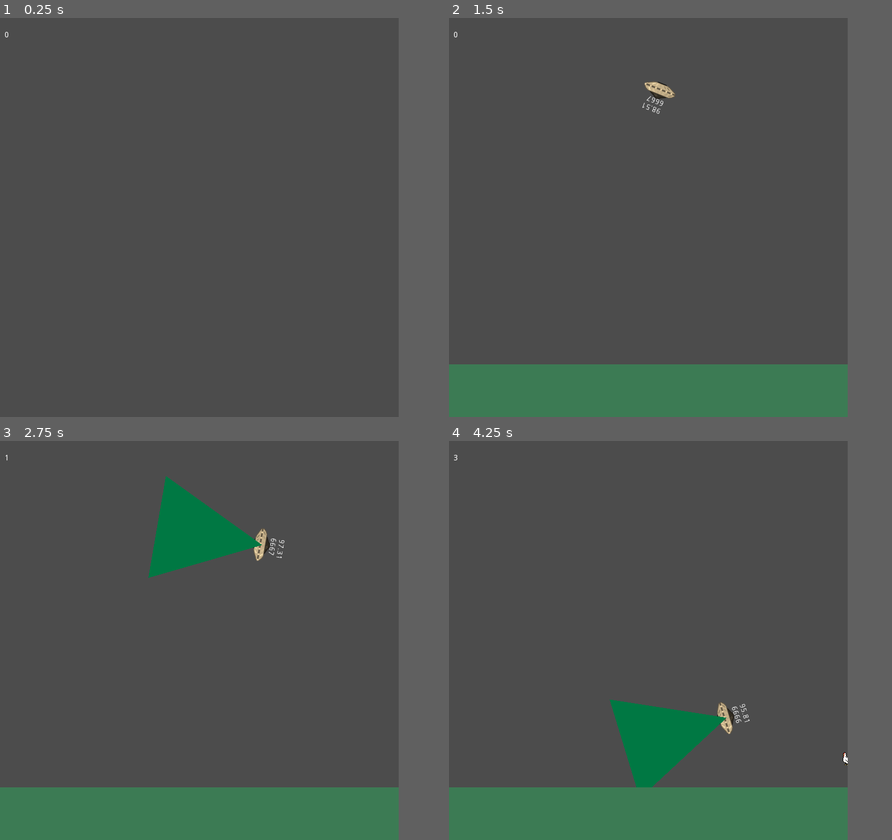
Above: before the commit, frames 1-4 (two rows, left to right).
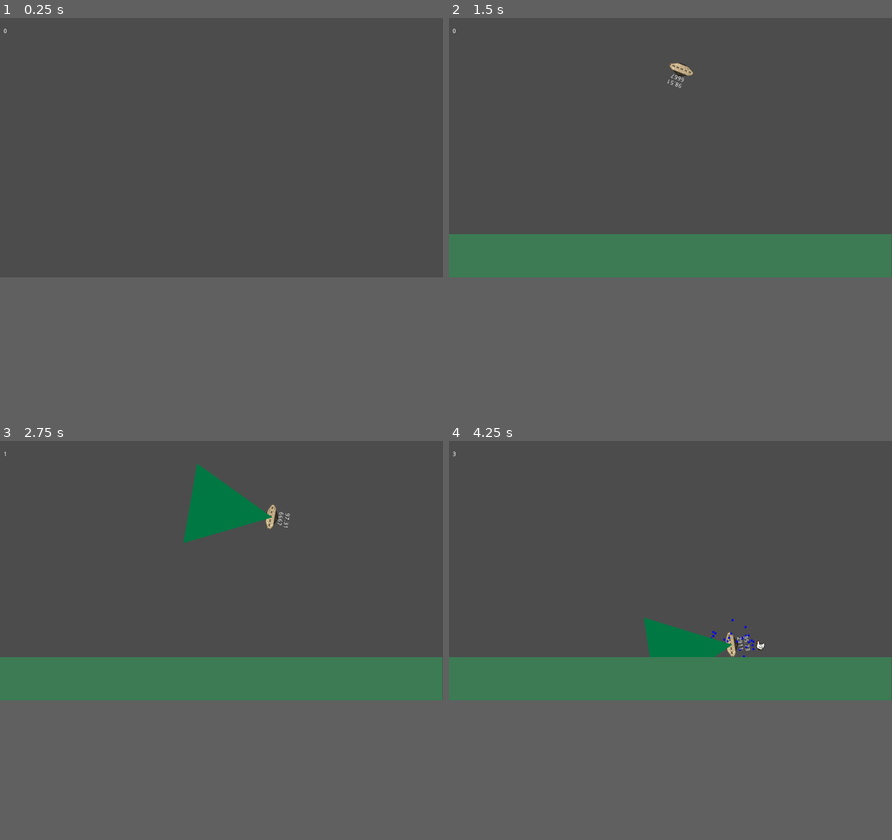
Above: after the commit, the same moments.

Repository: Beat1823/LudumDare52
Game: Godot game, scene res://Game/MainScene.tscn
The game is run twice, just before and just after one commit, with the same random seed, the same clock (stepped at 60 frames per second) and the same inputs.
Inputs:
- Up to frame 1 (0.25 s): no input
- Up to frame 2 (1.5 s): tap Enter at 0.5 s; hold Right (Right) 0.53-1.28 s; hold Space (TractorBeam) 0.53-1.28 s; hold Down (Down) from 1.28 s (still down); tap Space (TractorBeam) at 1.35 s
- Up to frame 3 (2.75 s): release Down (Down) at 2.03 s; hold Right (Right) from 2.03 s (still down); hold Space (TractorBeam) from 2.03 s (still down)
- Up to frame 4 (4.25 s): release Right (Right) at 2.78 s; release Space (TractorBeam) at 2.78 s; hold Up (Up) 2.78-3.53 s; tap Space (TractorBeam) at 2.85 s; hold Left (Left) from 3.53 s (still down); hold Space (TractorBeam) from 3.53 s (still down)
The window is 720x720 before the commit and 800x468 after it. Grey fills any space a smaller window leaves; there, only what the larger window draws over its background counts as a difference.

The runs differ from the first frame. In frame 1, less than 0.1% of the frame differs, in the area x 0-2%, y 2-5%; in frame 2, 23%; in frame 3, 27%; in frame 4, 27%, in the area x 0-100%, y 2-100%.

Commit message:
Emit player game over, connect to main scene game over, change project screen size.

Diff:
--- a/Game/MainScene.gd
+++ b/Game/MainScene.gd
@@ -16,7 +16,6 @@
 func newgame():
 	score = 0
 	$StartWaitTimer.start()
-
 
 func _process(delta):
 	$ScoreLabel.text = String(score)
@@ -46,3 +45,6 @@
 
 func _on_PlayerUFO_NpcAbsorbed():
 	addscore(5)
+
+func _on_PlayerUFO_PlayerDestroyed():
+	gameover()
--- a/Game/MainScene.tscn
+++ b/Game/MainScene.tscn
@@ -4,27 +4,31 @@
 [ext_resource path="res://Game/MainScene.gd" type="Script" id=3]
 
 [sub_resource type="RectangleShape2D" id=1]
-extents = Vector2( 400, 50 )
+extents = Vector2( 512, 50 )
 
 [node name="MainScene" type="Node2D"]
 position = Vector2( 356, 675 )
 script = ExtResource( 3 )
-SpawnLocations = [ Vector2( -300, -100 ), Vector2( 300, -100 ) ]
+SpawnLocations = [ Vector2( -300, -200 ), Vector2( 300, -200 ) ]
 
 [node name="PlayerUFO" parent="." instance=ExtResource( 1 )]
 position = Vector2( 18, -450 )
 
 [node name="RigidBody2D" type="StaticBody2D" parent="."]
+position = Vector2( 155, -125 )
 collision_mask = 0
+__meta__ = {
+"_edit_group_": true
+}
 
 [node name="CollisionShape2D2" type="CollisionShape2D" parent="RigidBody2D"]
 position = Vector2( 0.5, 0 )
 shape = SubResource( 1 )
 
 [node name="ColorRect" type="ColorRect" parent="RigidBody2D/CollisionShape2D2"]
-margin_left = -400.0
+margin_left = -512.0
 margin_top = -50.0
-margin_right = 400.0
+margin_right = 512.0
 margin_bottom = 50.0
 color = Color( 0.235294, 0.482353, 0.329412, 1 )
 
@@ -37,7 +41,7 @@
 [node name="ScoreTimer" type="Timer" parent="."]
 
 [node name="StartPos" type="Position2D" parent="."]
-position = Vector2( 24, -569 )
+position = Vector2( 180, -580 )
 
 [node name="ScoreLabel" type="RichTextLabel" parent="."]
 margin_left = -348.0
@@ -47,6 +51,7 @@
 text = "Score:0"
 
 [connection signal="NpcAbsorbed" from="PlayerUFO" to="." method="_on_PlayerUFO_NpcAbsorbed"]
+[connection signal="PlayerDestroyed" from="PlayerUFO" to="." method="_on_PlayerUFO_PlayerDestroyed"]
 [connection signal="timeout" from="SpawnTimer" to="." method="_on_SpawnTimer_timeout"]
 [connection signal="timeout" from="StartWaitTimer" to="." method="_on_StartWaitTimer_timeout"]
 [connection signal="timeout" from="ScoreTimer" to="." method="_on_ScoreTimer_timeout"]
--- a/Game/UFO/PlayerUFO.gd
+++ b/Game/UFO/PlayerUFO.gd
@@ -43,6 +43,7 @@
 export(float) var StabilizeDelaySeconds
 
 signal NpcAbsorbed
+signal PlayerDestroyed
 
 func _ready():
 	hide()
@@ -148,6 +149,7 @@
 func ReduceEnergy(amount):
 	energy -= amount
 	if (energy <=0 ):
+		emit_signal("PlayerDestroyed")
 		queue_free()
 		print ("GAME OVER")
 
--- a/Game/UFO/PlayerUFO.tscn
+++ b/Game/UFO/PlayerUFO.tscn
@@ -53,7 +53,6 @@
 [node name="AnimatedSprite" type="AnimatedSprite" parent="."]
 frames = SubResource( 1 )
 animation = "Hover"
-frame = 1
 playing = true
 
 [node name="CollisionShape2D" type="CollisionShape2D" parent="."]
--- a/project.godot
+++ b/project.godot
@@ -13,11 +13,6 @@
 config/name="LudumDare52"
 run/main_scene="res://Game/MainScene.tscn"
 config/icon="res://icon.png"
-
-[display]
-
-window/size/width=720
-window/size/height=720
 
 [global]
 
